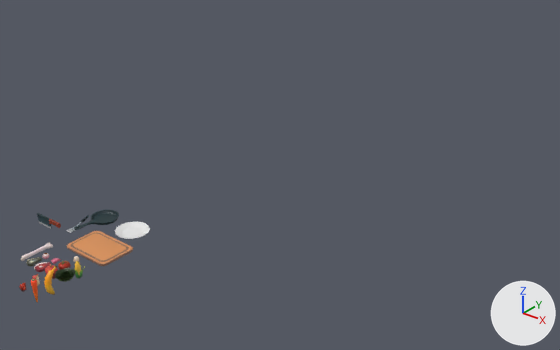
One commit to the COLLADA model Assets/Models/items.dae: the scene before it, then after it.
Camera for both pictures: a 50 mm lens placed at (3.87, -2.44, 2.81), pointed at (-0.06, 2.47, -0.24). The lights are fixed; the arrows at lower right show +X, +Y and +Z. Where no turn or scale is listed for an object, it has been applied to the vertices. Vertices at the same position are counted once.

The first picture shows 'cuttingboard', 'plate', 'skillet'.
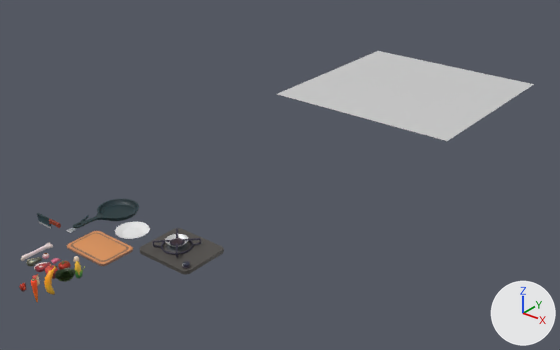
The newer file is also turned or shifted as a whole; pictures and numbers use the older file's frame.

The change, as a diff of the scene's bpy script:
```diff
--- a/Assets/Models/items.dae.py
+++ b/Assets/Models/items.dae.py
@@ mat_flame @@
+mat_flame = principled_material('flame')
+mat_flame.base_color = (0.8, 0.8, 0.8)  # white #e7e7e7
+mat_flame.metallic = 0.5
@@ me_skillet_002 @@
 me_skillet_002.from_pydata(...)  # 170 vertices, 338 faces; spans x -0.104..0.104, y -0.275..0.104, z 0.0..0.043
 # used by ob_skillet; location = (-0.285, 0.687, 0.0)
+# me_skillet_002 part 1: the whole mesh is scaled about its middle by 1.5, then moved by (0.002, 0.084, 0.011)
 me_skillet_002.materials.append(mat_item)
@@ me_gasstovebutton @@
+me_gasstovebutton.from_pydata(...)  # 132 vertices, 240 faces; spans x -0.0277..0.0277, y -0.0277..0.0277, z -0.0065..0.0291
+me_gasstovebutton.materials.append(mat_item)  # picture img_gradient_swatch_png
@@ me_flameshape @@
+me_flameshape.from_pydata(...)  # 576 vertices, 1024 faces; spans x -0.081..0.081, y -0.081..0.081, z -0.008..0.02
+me_flameshape.materials.append(mat_flame)  # white #e7e7e7
@@ me_gasstove @@
+me_gasstove.from_pydata(...)  # 1233 vertices, 2394 faces; spans x -0.198..0.284, y -0.198..0.198, z -0.064..0.021
+me_gasstove.materials.append(mat_item)  # picture img_gradient_swatch_png
@@ me_plane_001 @@
+me_plane_001.from_pydata([(1.0, 1.0, 0.0), (-1.0, 1.0, 0.0), (1.0, -1.0, 0.0), (-1.0, -1.0, 0.0)], [], [(1, 2, 0), (1, 3, 2)])
+me_plane_001.materials.append(mat_flame)  # white #e7e7e7
@@ ob_gasstovebutton @@
+ob_gasstovebutton = bpy.data.objects.new('GasStoveButton', me_gasstovebutton)
+ob_gasstovebutton.location = (0.598, 0.643, -0.036)
@@ ob_flameshape @@
+ob_flameshape = bpy.data.objects.new('FlameShape', me_flameshape)
+ob_flameshape.location = (0.364, 0.789, 0.0)
@@ ob_gasstove @@
+ob_gasstove = bpy.data.objects.new('GasStove', me_gasstove)
+ob_gasstove.location = (0.364, 0.789, 0.0)
@@ ob_plane_001 @@
+ob_plane_001 = bpy.data.objects.new('Plane.001', me_plane_001)
+ob_plane_001.location = (0.0, 4.59, 0.0)
```

What differs and where, as boxes [x1, y1, x2, y2] in the pictures (560 x 350 px):
'Plane.001', added: after [278, 51, 534, 141]
'GasStove', added: after [140, 228, 224, 274]
'skillet', mesh rescaled (46% wider, 43% taller): before [74, 210, 119, 230]; after [73, 199, 139, 228]
'FlameShape', added: after [165, 234, 188, 247]
'GasStoveButton', added: after [182, 261, 190, 269]
